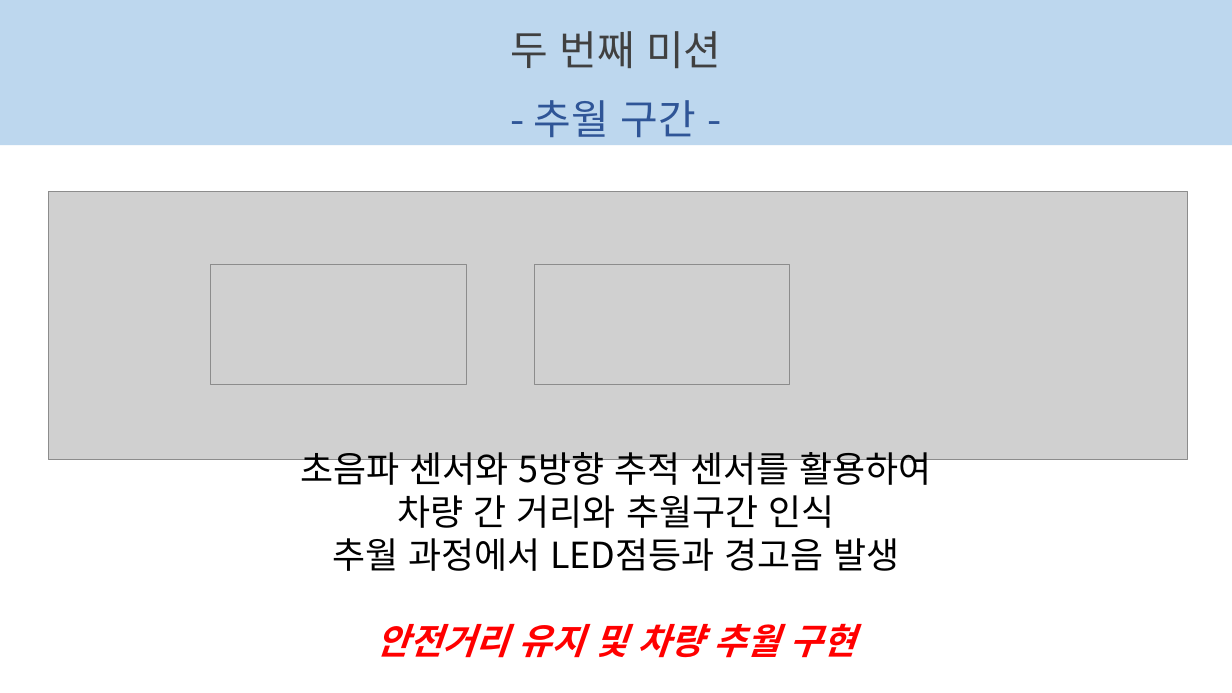
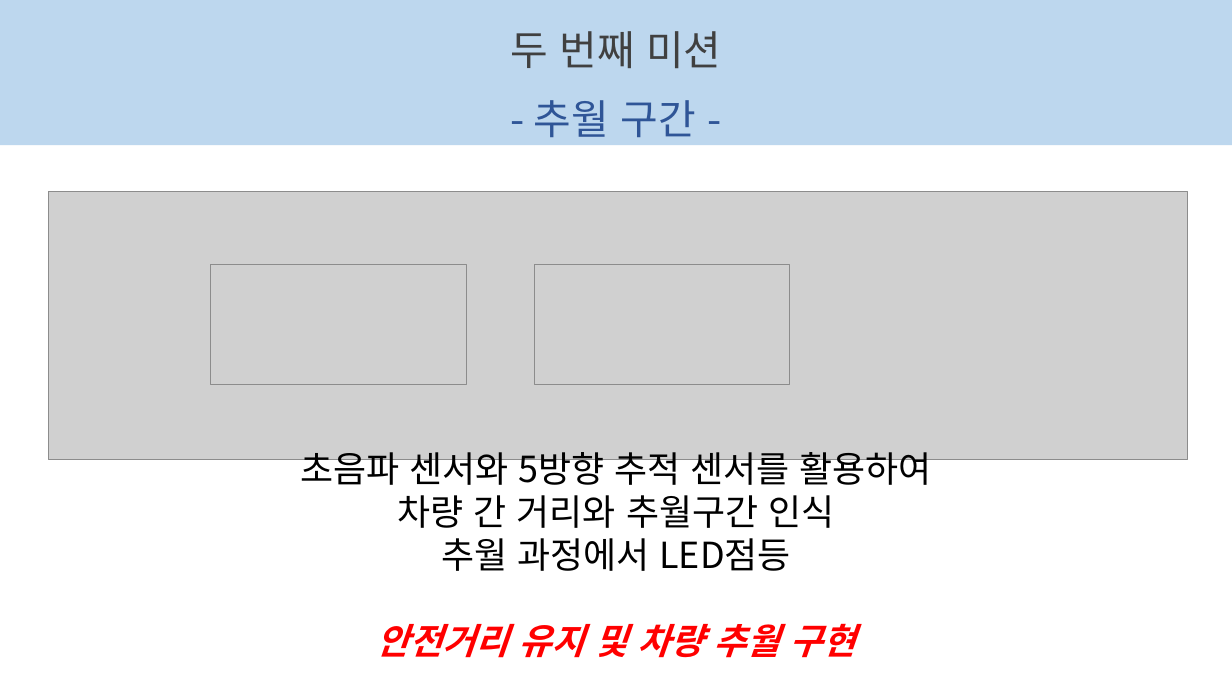
Before and after one commit to kmu-cs-rascar-2018/class-02-hyeongonkim, a slide deck: slide 4 of AD_assignment_plan/1조 AD과제계획 PPT.pptx. Drawn at 1232x693 pixels with LibreOffice and Linux fonts; fonts in the diff are those of the drawing; grey boxes stand for pictures; background and template pictures are left out. Boxes give left, top, right and bottom in pixels: in the first picture for what was removed or moved away, otherwise in the second. Text is boxed around its words. In the diff, an @@ line names an element or a change of style, - is before the commit and + after.

```diff
--- a/AD_assignment_plan/1조 AD과제계획 PPT.pptx
+++ b/AD_assignment_plan/1조 AD과제계획 PPT.pptx
@@ text at bbox=[441, 538, 790, 571]: text changed @@
-추월 과정에서 LED점등과 경고음 발생
+추월 과정에서 LED점등
```
Also in this commit, not shown: 2 other files.
